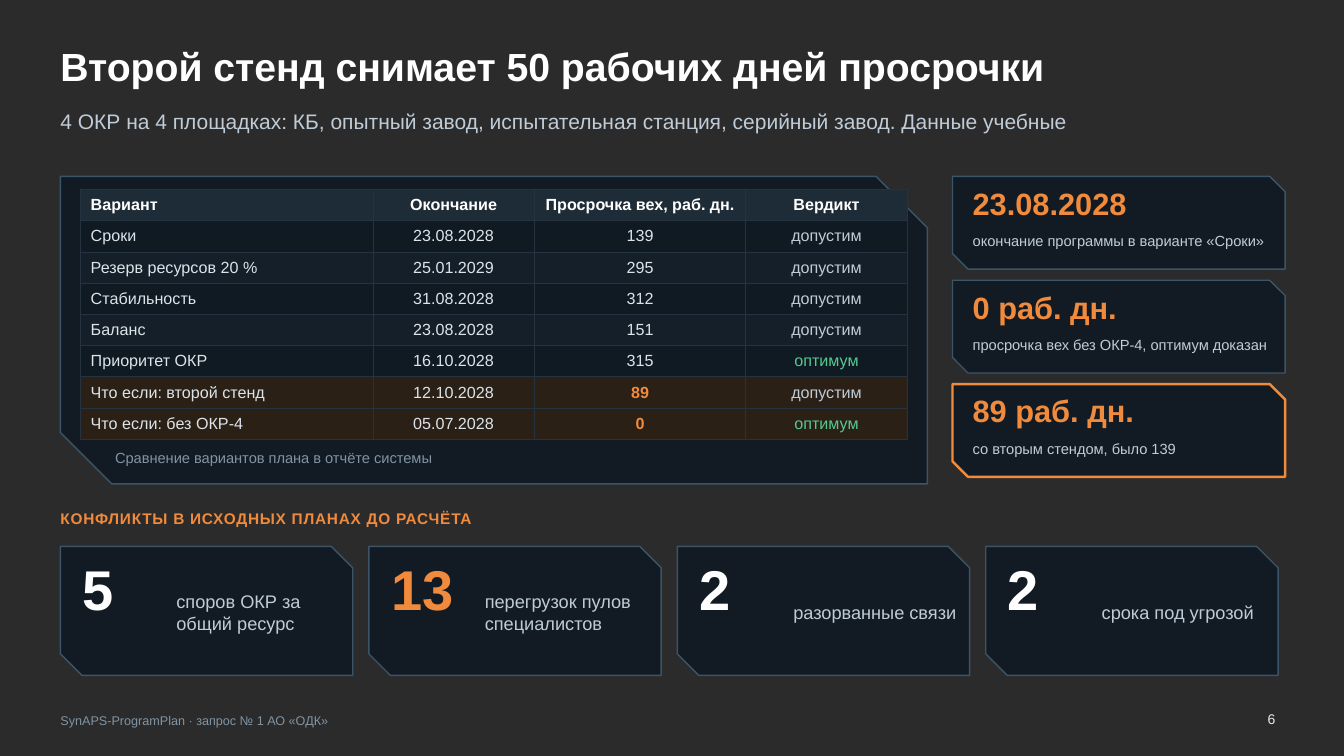
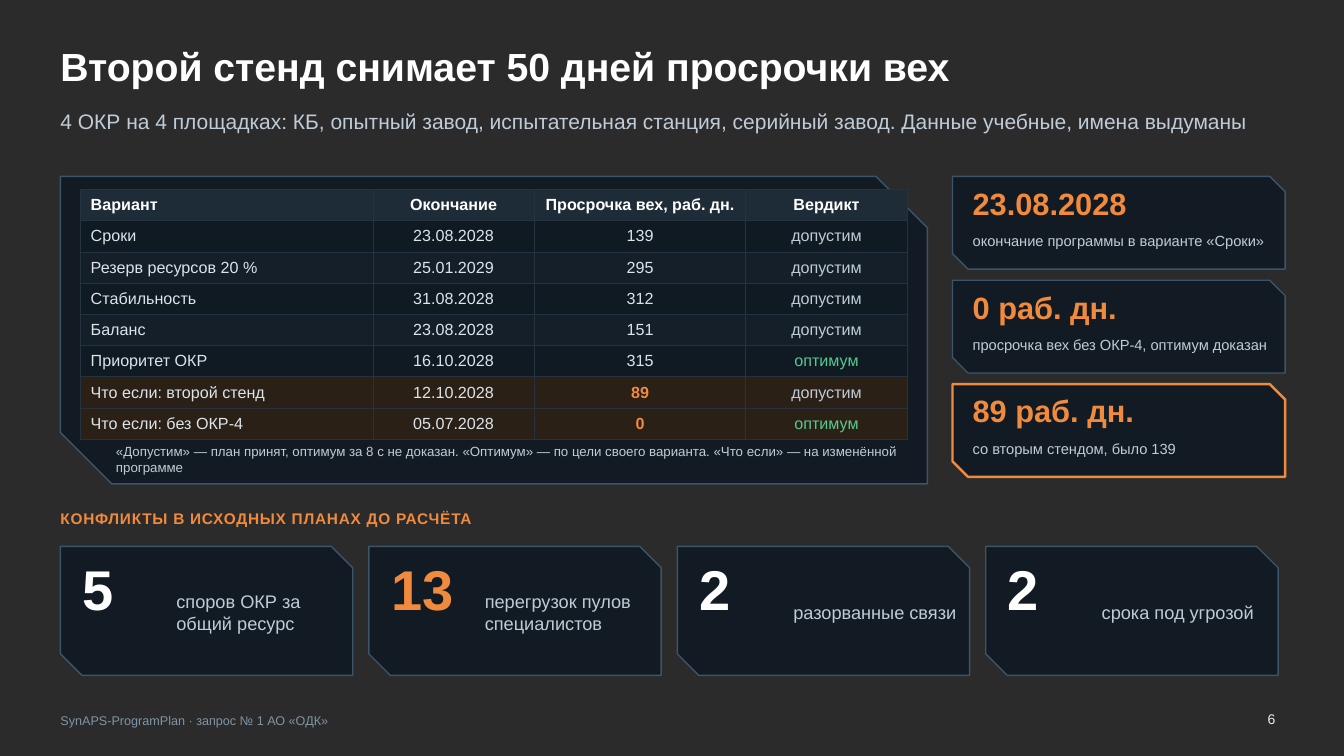
Before and after one commit to KonkovDV/SynAPS-ProgramPlan, a slide deck: slide 6 of SynAPS-ProgramPlan_ODK.pptx. Drawn at 1344x756 pixels with LibreOffice and Linux fonts; fonts in the diff are those of the drawing; background and template pictures are left out; a plain dark background stands for a picture behind light text. Boxes give left, top, right and bottom in pixels: in the first picture for what was removed or moved away, otherwise in the second. Text is boxed around its words. In the diff, an @@ line names an element or a change of style, - is before the commit and + after.

```diff
--- a/SynAPS-ProgramPlan_ODK.pptx
+++ b/SynAPS-ProgramPlan_ODK.pptx
@@ text at (x1=60, y1=52, x2=950, y2=89): text changed @@
-Второй стенд снимает 50 рабочих дней просрочки
+Второй стенд снимает 50 дней просрочки вех
@@ text at (x1=60, y1=113, x2=1246, y2=134): text changed @@
-4 ОКР на 4 площадках: КБ, опытный завод, испытательная станция, серийный завод. Данные учебные
+4 ОКР на 4 площадках: КБ, опытный завод, испытательная станция, серийный завод. Данные учебные, имена выдуманы
@@ text at (x1=116, y1=446, x2=896, y2=475): text changed; size 10.5 to 9.5 pt; text colour #8094A4 to #BFCCD7 @@
-Сравнение вариантов плана в отчёте системы
+«Допустим» — план принят, оптимум за 8 с не доказан. «Оптимум» — по цели своего варианта. «Что если» — на изменённой программе
```
Also in this commit, not shown: 15 other slides changed, 1 other file.
